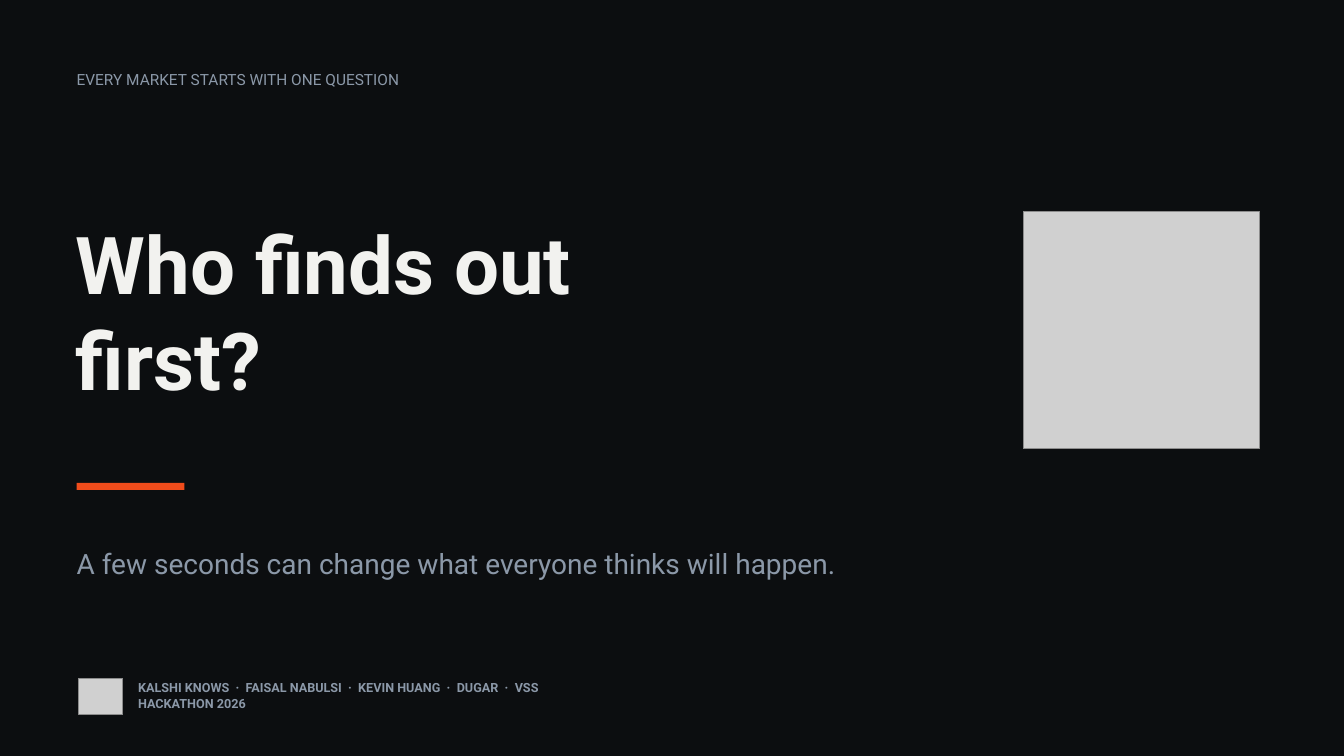
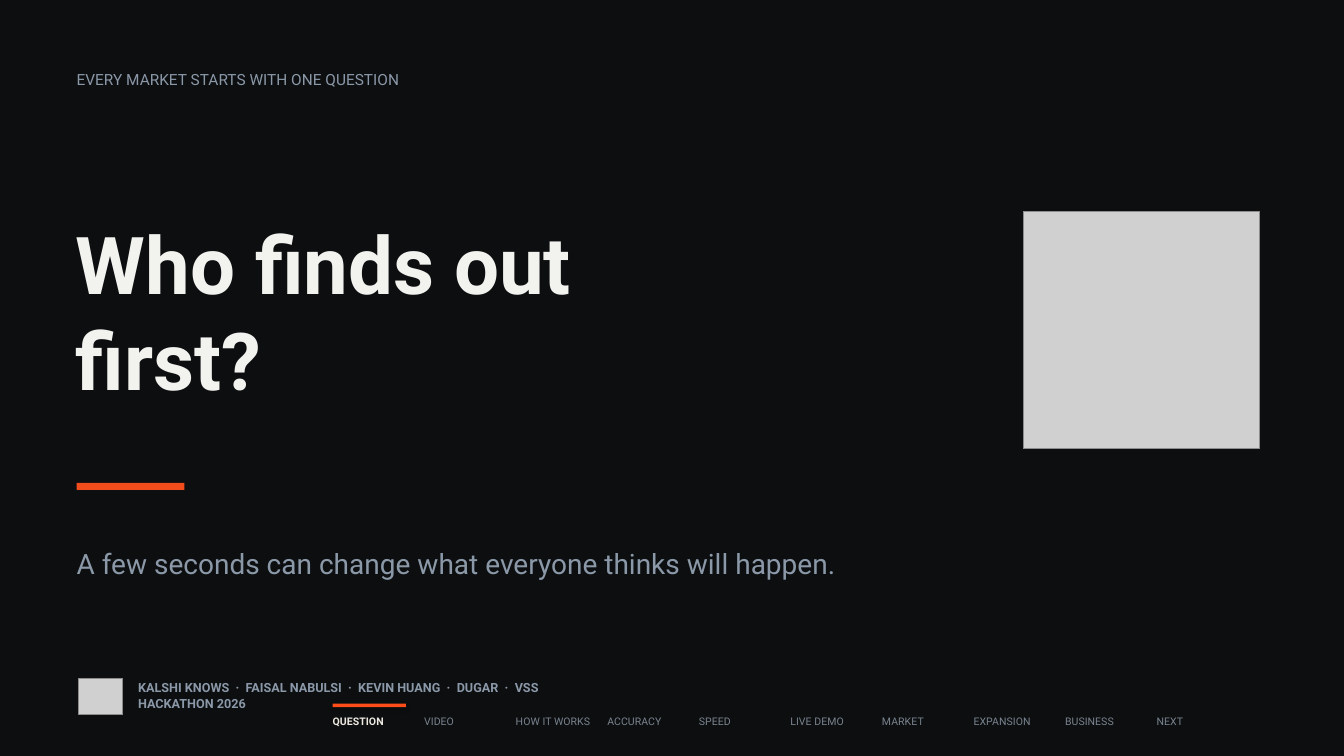
Before and after one commit to faisal-nabulsi/kalshi-knows, a slide deck: slide 1 of slides/Kalshi_Knows_FINAL.pptx. Drawn at 1344x756 pixels with LibreOffice and Linux fonts; fonts in the diff are those of the drawing; grey boxes stand for pictures. Boxes give left, top, right and bottom in pixels: in the first picture for what was removed or moved away, otherwise in the second. Text is boxed around its words. In the diff, an @@ line names an element or a change of style, - is before the commit and + after.

```diff
--- a/slides/Kalshi_Knows_FINAL.pptx
+++ b/slides/Kalshi_Knows_FINAL.pptx
@@ text added at <box>333,717,384,726</box>, 7.5 pt, text #EDE8DF, bold @@
+QUESTION
@@ rectangle added at <box>333,704,406,708</box>, fill #FF4D1A @@
@@ text added at <box>424,717,454,725</box>, 7.5 pt, text #7A848F @@
+VIDEO
@@ text added at <box>516,717,590,725</box>, 7.5 pt, text #7A848F @@
+HOW IT WORKS
@@ text added at <box>607,717,661,725</box>, 7.5 pt, text #7A848F @@
+ACCURACY
@@ text added at <box>699,717,731,725</box>, 7.5 pt, text #7A848F @@
+SPEED
@@ text added at <box>790,717,843,725</box>, 7.5 pt, text #7A848F @@
+LIVE DEMO
@@ text added at <box>882,717,924,725</box>, 7.5 pt, text #7A848F @@
+MARKET
@@ text added at <box>974,717,1031,725</box>, 7.5 pt, text #7A848F @@
+EXPANSION
@@ text added at <box>1065,717,1114,725</box>, 7.5 pt, text #7A848F @@
+BUSINESS
@@ text added at <box>1157,717,1183,725</box>, 7.5 pt, text #7A848F @@
+NEXT
```
Also in this commit, not shown: 9 other slides changed, 1 other file.
